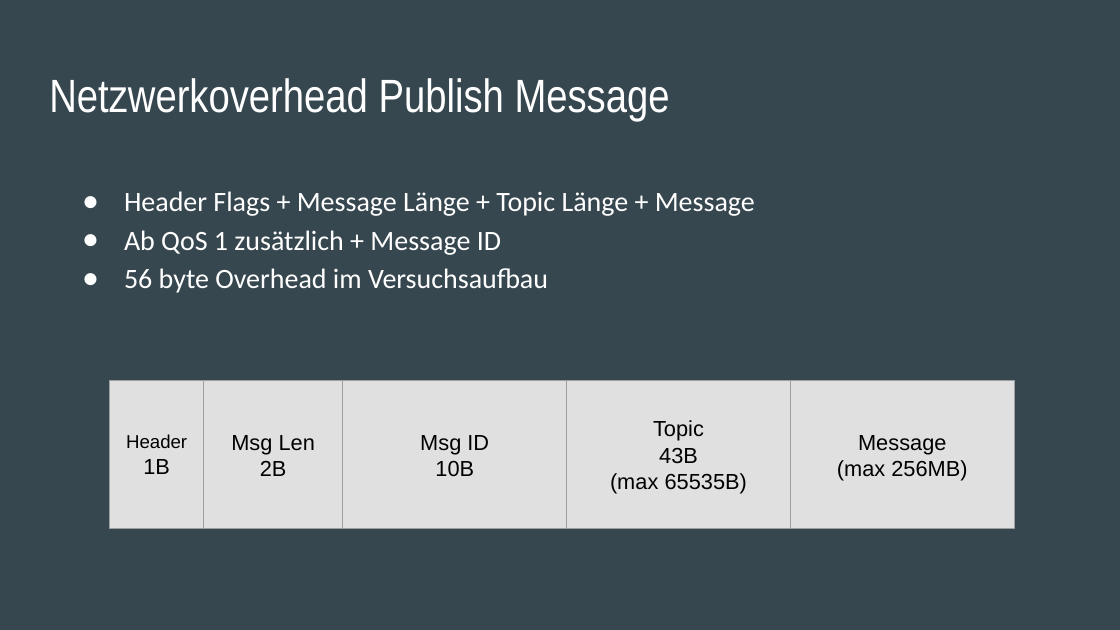
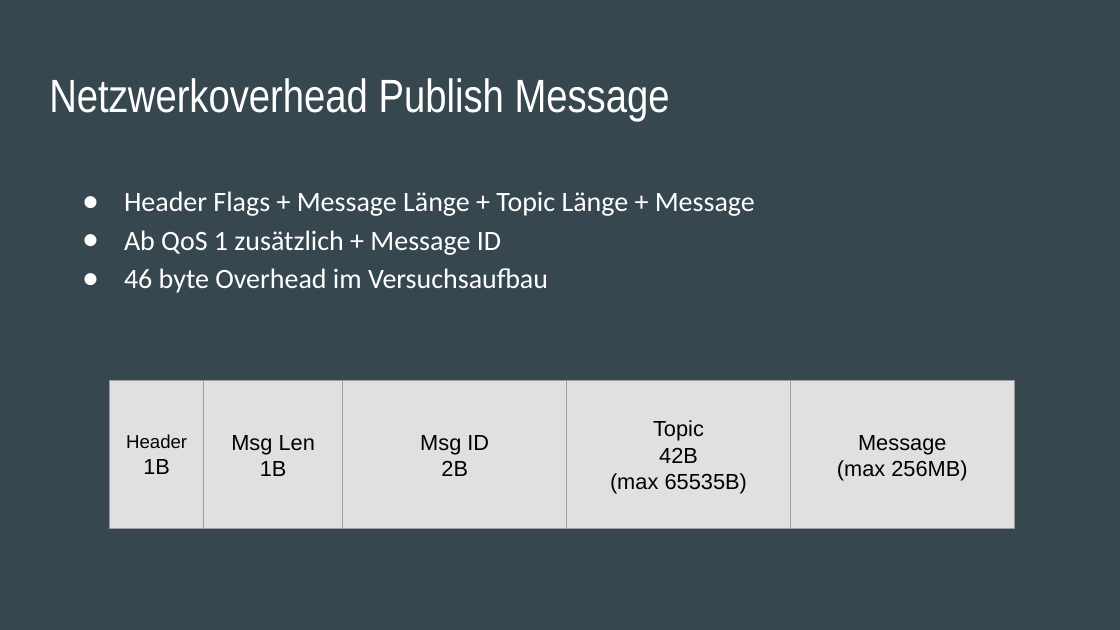
Before and after one commit to yulivee/mqtt-qos-rountrip, a slide deck: slide 16 of report/QoS Levels für MQTT.pptx. Drawn at 1120x630 pixels with LibreOffice and Linux fonts; fonts in the diff are those of the drawing. Boxes give left, top, right and bottom in pixels: in the first picture for what was removed or moved away, otherwise in the second. Text is boxed around its words. In the diff, an @@ line names an element or a change of style, - is before the commit and + after.

```diff
--- a/report/QoS Levels für MQTT.pptx
+++ b/report/QoS Levels für MQTT.pptx
@@ text at (x1=124, y1=268, x2=548, y2=293): text changed @@
-● 56 byte Overhead im Versuchsaufbau
+● 46 byte Overhead im Versuchsaufbau
@@ text in rectangle at (x1=659, y1=447, x2=698, y2=463): text changed @@
-43B
+42B
@@ text in rectangle at (x1=260, y1=461, x2=287, y2=476): text changed @@
-2B
+1B
@@ text in rectangle at (x1=441, y1=460, x2=468, y2=476): text changed @@
-10B
+2B
```
Also in this commit, not shown: 3 other files.
